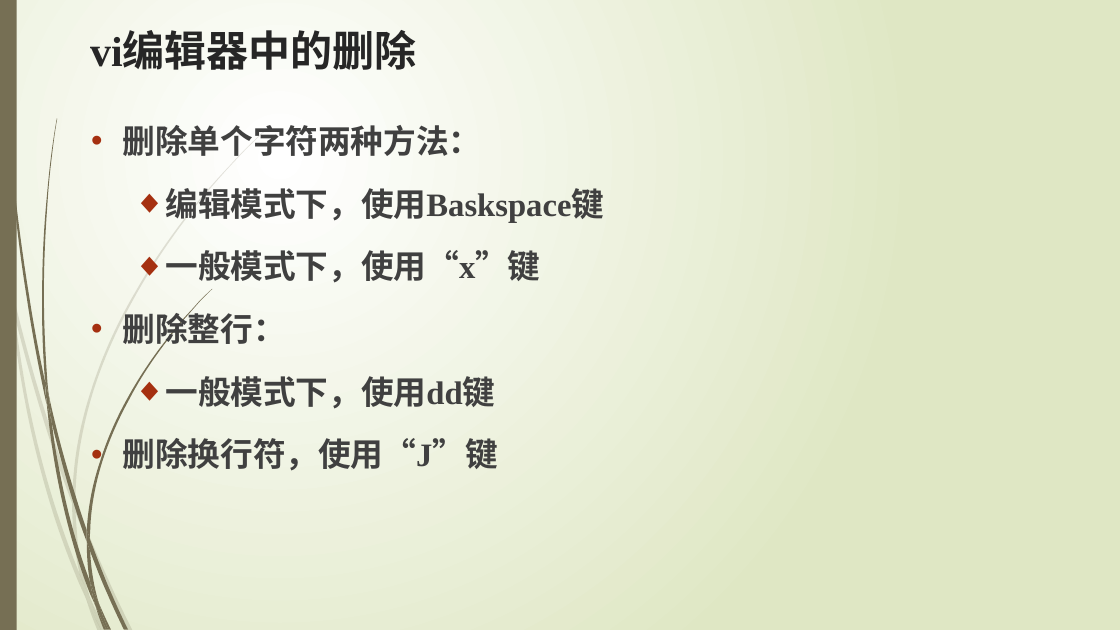
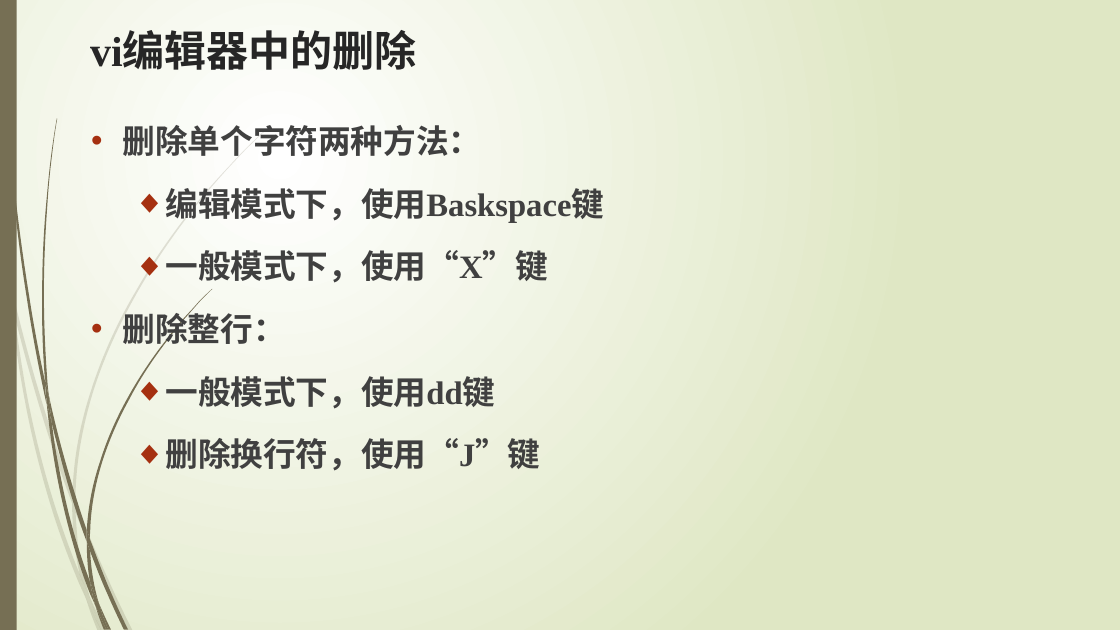
Before and after one commit to edu2act/course-testing-technique, a slide deck: slide 11 of PPT/4 vi Editor.pptx. Drawn at 1120x630 pixels with LibreOffice and Linux fonts; fonts in the diff are those of the drawing. Boxes give left, top, right and bottom in pixels: in the first picture for what was removed or moved away, otherwise in the second. Text is boxed around its words. In the diff, an @@ line names an element or a change of style, - is before the commit and + after.

```diff
--- a/PPT/4 vi Editor.pptx
+++ b/PPT/4 vi Editor.pptx
@@ text at (166,250,548,283): text changed @@
-  ◆ 一般模式下，使用“x”键
+  ◆ 一般模式下，使用“X”键
@@ text at (166,438,541,471): bullet • to ◆; list level 1 to 2 in "删除换行符，使用“J”键" @@
```
Also in this commit, not shown: 5 other slides changed, 4 other files.
